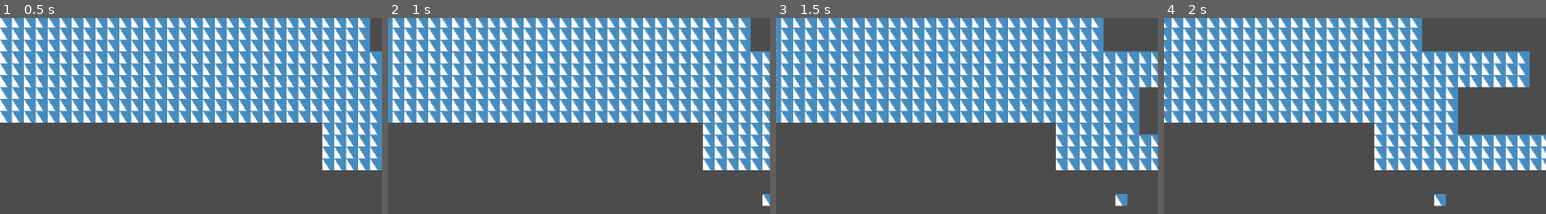
Above: before the commit, frames 1-4 (left to right).
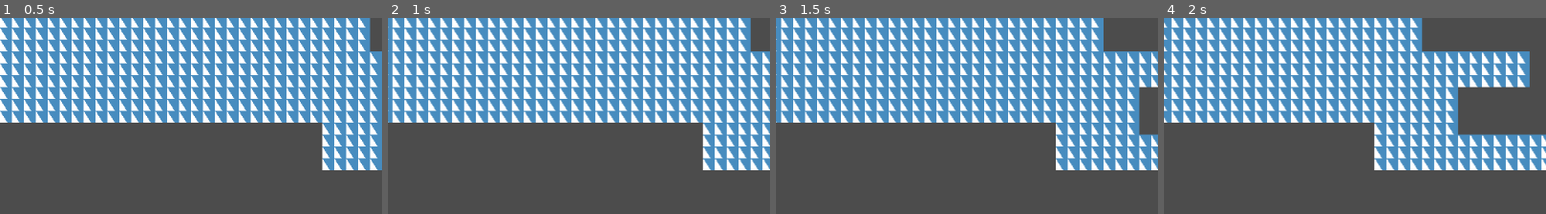
Above: after the commit, the same moments.

Repository: DOGamedev5/Recompose_World-of-Art
Game: Godot game, scene res://debugRoom.tscn
Same seed, same stepped clock (60 frames per second), same inputs: the game is played once before the commit and once after it. The engine's default icon, where the game draws it, is replaced by a stand-in: a white triangle on a blue panel in a dark square.
Inputs:
- Up to frame 1 (0.5 s): no input
- Up to frame 2 (1 s): tap Enter at 0.5 s; hold Right (ui_right) from 0.53 s (still down)
- Up to frame 3 (1.5 s): keep holding Right (ui_right)
- Up to frame 4 (2 s): keep holding Right (ui_right)
The pictures show only the part of the screen within x 50-100%, y 5-55%; the shares and areas given below are measured in that part.

Frame 1 is identical in both runs. In frame 2, 0.1% of the frame differs, in the area x 98-100%, y 89-97%; in frame 3, 0.2%, in the area x 88-92%, y 89-97%; in frame 4, 0.2%.

Commit message:
updating player script

Diff:
--- a/debugRoom.tscn
+++ b/debugRoom.tscn
@@ -35,7 +35,7 @@
 tile_set = SubResource( 2 )
 cell_size = Vector2( 16, 16 )
 format = 1
-tile_data = PoolIntArray( -1179495, 0, 0, -1179494, 0, 0, -1 …(12847 unchanged characters)… , 0, 0, 196607, 0, 0, 131072, 0, 0, 131106, 0, 0, 131138, 0, 0, 131139, 0, 0, 131140, 0, 0, 13 …(18893 unchanged characters)…
+tile_data = PoolIntArray( -1179495, 0, 0, -1179494, 0, 0, -1 …(12847 unchanged characters)… , 0, 0, 196607, 0, 0, 131072, 0, 0, 131138, 0, 0, 131139, 0, 0, 131140, 0, 0, 13 …(18893 unchanged characters)…
 
 [node name="player" parent="." instance=ExtResource( 1 )]
 position = Vector2( 32, 176 )
--- a/entities/player/player.gd
+++ b/entities/player/player.gd
@@ -19,27 +19,15 @@
 	var input := Input.get_axis("ui_left", "ui_right")
 
 	if input:
-		if input > 0 and motion.x < 0:
-			motion.x += DESACCELERATION
-		elif input < 0 and motion.x > 0:
-			motion.x -= DESACCELERATION
+		desacellete(input)
 
 		motion.x += ACCELERATION * input
-
 
 		if abs(motion.x) > MAXSPEED:
 			motion.x = MAXSPEED * input
 
-
 	else:
-		if motion.x > 0:
-			motion.x -= DESACCELERATION
-			if motion.x < 0:
-				motion.x = 0
-		elif motion.x < 0:
-			motion.x += DESACCELERATION
-			if motion.x > 0:
-				motion.x = 0
+		desacellete()
 
 	if is_on_floor():
 		can_jump = true
@@ -69,6 +57,17 @@
 	motion = move_and_slide(motion, Vector2.UP)
 
 
+func desacellete(input := 0):
+	if motion.x > 0 and input <= 0:
+		motion.x -= DESACCELERATION
+		if motion.x < 0 and input == 0:
+			motion.x = 0
+
+	elif motion.x < 0 and input >= 0:
+		motion.x += DESACCELERATION
+		if motion.x > 0 and input == 0:
+			motion.x = 0
+
 func _on_coyoteTimer_timeout():
 	can_jump = false
 	coyote = true
Not shown, added: entities/player/sprites/lodrofo.pxo
Not shown, added: entities/player/sprites/player.pxo
